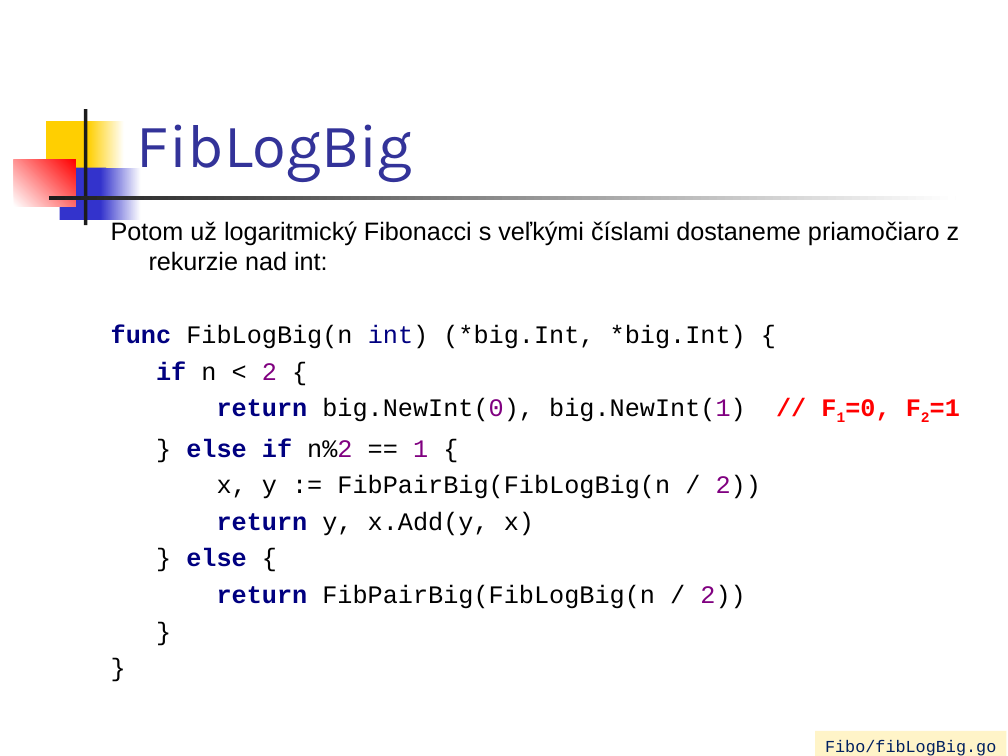
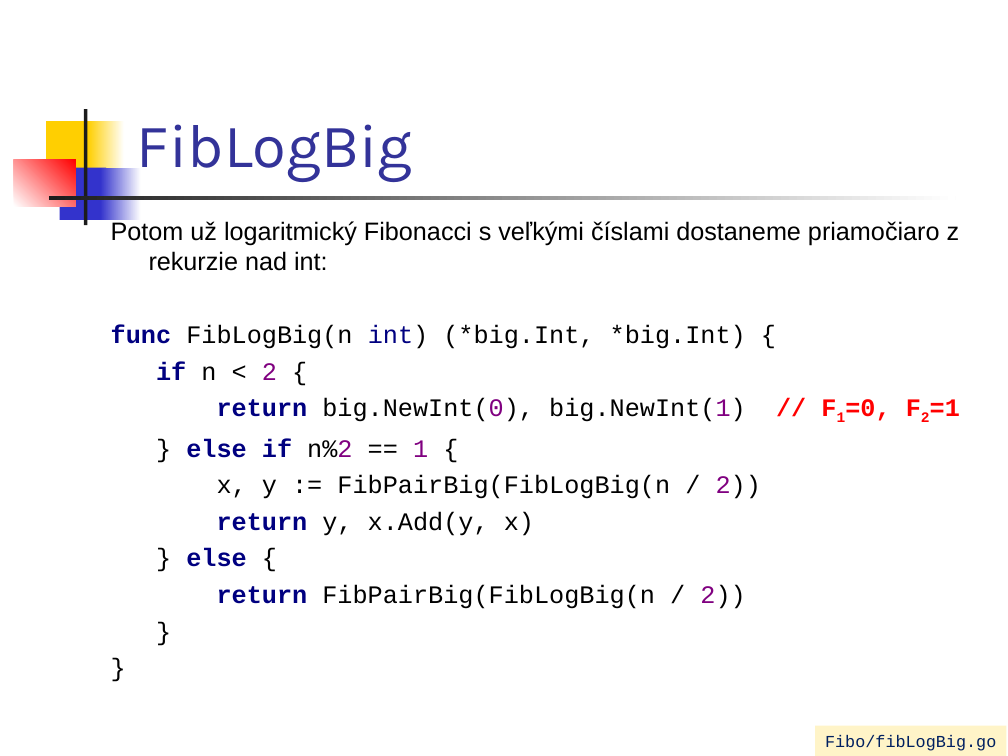
Before and after one commit to paradigmy/Prednasky, a slide deck: slide 21 of 02/go1.ppt (slide 22 before the commit). Drawn at 1008x756 pixels with LibreOffice and Linux fonts; fonts in the diff are those of the drawing. Boxes give left, top, right and bottom in pixels: in the first picture for what was removed or moved away, otherwise in the second. Text is boxed around its words. In the diff, an @@ line names an element or a change of style, - is before the commit and + after.

```diff
--- a/02/go1.ppt
+++ b/02/go1.ppt
@@ rectangle "Fibo/fibLogBig.go": place and size @@
-rectangle "Fibo/fibLogBig.go" at [815,731,1007,756]
+rectangle "Fibo/fibLogBig.go" at [815,726,1007,756]
```
Also in this commit, not shown: 4 other slides changed, 9 slides removed, 3 other files.
